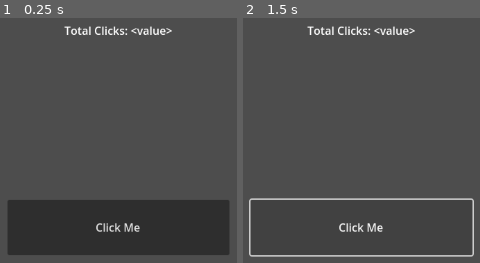
Above: before the commit, frames 1-2 (left to right).
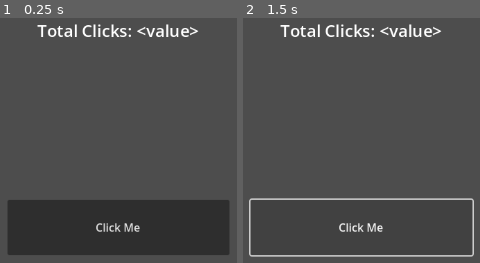
Above: after the commit, the same moments.

Repository: JesseO116/ClickerGame1
Game: Godot game, scene res://scenes/proto/clicker/proto_clicker.tscn
Same seed, same stepped clock (60 frames per second), same inputs: the game is played once before the commit and once after it. The project has no main scene, so this scene is started directly.
Inputs:
- Up to frame 1 (0.25 s): no input
- Up to frame 2 (1.5 s): click "Click Me" at 0.5 s; click "Click Me" at 1.25 s

The runs differ from the first frame. In frame 1, 1.7% of the frame differs, in the area x 15-84%, y 2-8%; in frame 2, 1.7%.

Commit message:
init

Diff:
--- /dev/null
+++ b/scenes/proto/clicker/proto_clicker.gd
@@ -0,0 +1,2 @@
+class_name ProtoClicker
+extends Control
--- a/scenes/proto/clicker/proto_clicker.tscn
+++ b/scenes/proto/clicker/proto_clicker.tscn
@@ -1,4 +1,6 @@
-[gd_scene format=3 uid="uid://bxkffotvprdc1"]
+[gd_scene load_steps=2 format=3 uid="uid://bxkffotvprdc1"]
+
+[ext_resource type="Script" uid="uid://cwg5lbj6hs2ki" path="res://scenes/proto/clicker/proto_clicker.gd" id="1_3cxbl"]
 
 [node name="ProtoClicker" type="Control"]
 layout_mode = 3
@@ -7,6 +9,7 @@
 anchor_bottom = 1.0
 grow_horizontal = 2
 grow_vertical = 2
+script = ExtResource("1_3cxbl")
 
 [node name="Label" type="Label" parent="."]
 custom_minimum_size = Vector2(0, 80)
@@ -15,6 +18,7 @@
 anchor_right = 1.0
 offset_bottom = 23.0
 grow_horizontal = 2
+theme_type_variation = &"HeaderMedium"
 text = "Total Clicks: <value>"
 horizontal_alignment = 1
 vertical_alignment = 1
Not shown, added: scenes/proto/clicker/proto_clicker.gd.uid
